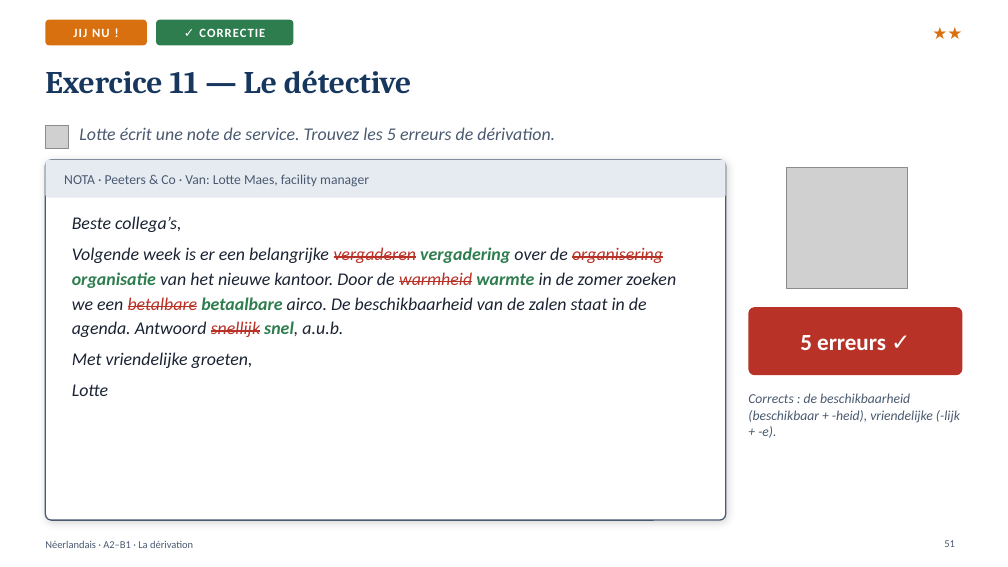
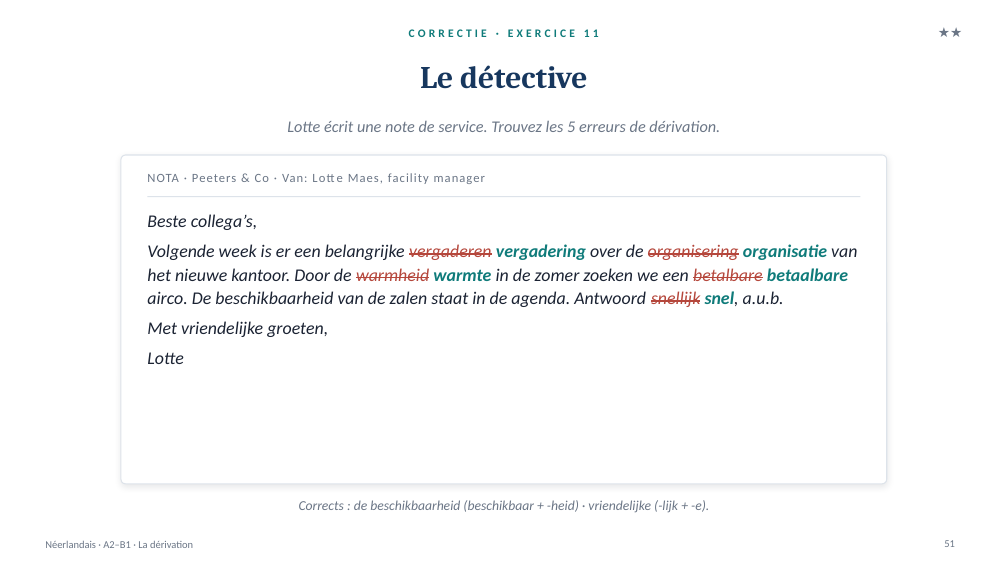
Before and after one commit to ajouniaux/talenleren, a slide deck: slide 51 of neerlandais1/powerpoints/Afleiding_La_derivation.pptx. Drawn at 1008x567 pixels with LibreOffice and Linux fonts; fonts in the diff are those of the drawing; grey boxes stand for pictures. Boxes give left, top, right and bottom in pixels: in the first picture for what was removed or moved away, otherwise in the second. Text is boxed around its words. In the diff, an @@ line names an element or a change of style, - is before the commit and + after.

```diff
--- a/neerlandais1/powerpoints/Afleiding_La_derivation.pptx
+++ b/neerlandais1/powerpoints/Afleiding_La_derivation.pptx
@@ rounded rectangle removed at <box>45,20,147,45</box> @@
-JIJ NU !
@@ rounded rectangle removed at <box>156,20,293,45</box> @@
-✓ CORRECTIE
@@ text added at <box>409,29,599,37</box>, 11 pt, text #0F7B7A, bold @@
+CORRECTIE · EXERCICE 11
@@ text "★★": place and size @@
-text "★★" at <box>842,18,963,47</box>
+text "★★" at <box>862,21,963,44</box>
@@ text "★★" at <box>862,21,963,44</box>: size 16 to 13 pt, text colour #D9700F to #6B7686, bold off @@
@@ title at <box>420,65,587,89</box>: text changed @@
-Exercice 11 — Le détective
+Le détective
@@ text "Lotte écrit une note de ...": place and size @@
-text "Lotte écrit une note de ..." at <box>79,127,555,140</box>
+text "Lotte écrit une note de ..." at <box>287,120,720,132</box>
@@ text "Lotte écrit une note de ..." at <box>287,120,720,132</box>: size 17 to 15.5 pt, text colour #4A5A70 to #6B7686; alignment left to centre; vertical alignment top to middle @@
@@ picture removed at <box>45,126,68,148</box> @@
@@ rounded rectangle removed at <box>45,160,726,197</box> @@
@@ rounded rectangle: place and size @@
-rounded rectangle at <box>45,160,726,520</box>
+rounded rectangle at <box>121,155,887,484</box>
@@ rounded rectangle at <box>121,155,887,484</box>: outline #4A5A70 1.25 pt to #DDE3EA 1 pt; shadow changed; proportions changed @@
@@ text "NOTA · Peeters & Co ...": place and size @@
-text "NOTA · Peeters & Co ..." at <box>64,174,369,187</box>
+text "NOTA · Peeters & Co ..." at <box>147,173,485,184</box>
@@ text "NOTA · Peeters & Co ..." at <box>147,173,485,184</box>: size 13 to 12 pt, text colour #4A5A70 to #6B7686, letter spacing 0 to 1 pt @@
@@ picture removed at <box>786,167,907,288</box> @@
@@ text "Beste collega’s,": place and size @@
-text "Beste collega’s," at <box>72,216,676,396</box>
+text "Beste collega’s," at <box>147,214,857,364</box>
@@ text "Beste collega’s," at <box>147,214,857,364</box>: text colour #B83227 to #B5473C in "vergaderen organisering warmheid betalbare snellijk"; text colour #2E7D4F to #0F7B7A in "vergadering organisatie warmte betaalbare snel,"; line spacing 1.15 to 1.1 @@
@@ line added from (147, 197) to (861, 197), #DDE3EA 1 pt @@
@@ rounded rectangle removed at <box>749,307,963,375</box> @@
@@ text removed at <box>800,335,886,350</box> @@
-5 erreurs ✓
@@ text "Corrects : de beschikbaarheid (beschikbaar ..." at <box>299,500,709,513</box>: vertical alignment top to middle @@
@@ text at <box>299,500,709,513</box>: text changed; text colour #4A5A70 to #6B7686 @@
-Corrects : de beschikbaarheid (beschikbaar + -heid), vriendelijke (-lijk + -e).
+Corrects : de beschikbaarheid (beschikbaar + -heid) · vriendelijke (-lijk + -e).
@@ text "Néerlandais · A2–B1 · La ..." at <box>45,541,193,548</box>: text colour #4A5A70 to #6B7686 @@
@@ page number at <box>944,540,955,547</box>: text colour #4A5A70 to #6B7686 @@
```
Also in this commit, not shown: 53 other slides changed, 3 other files.
